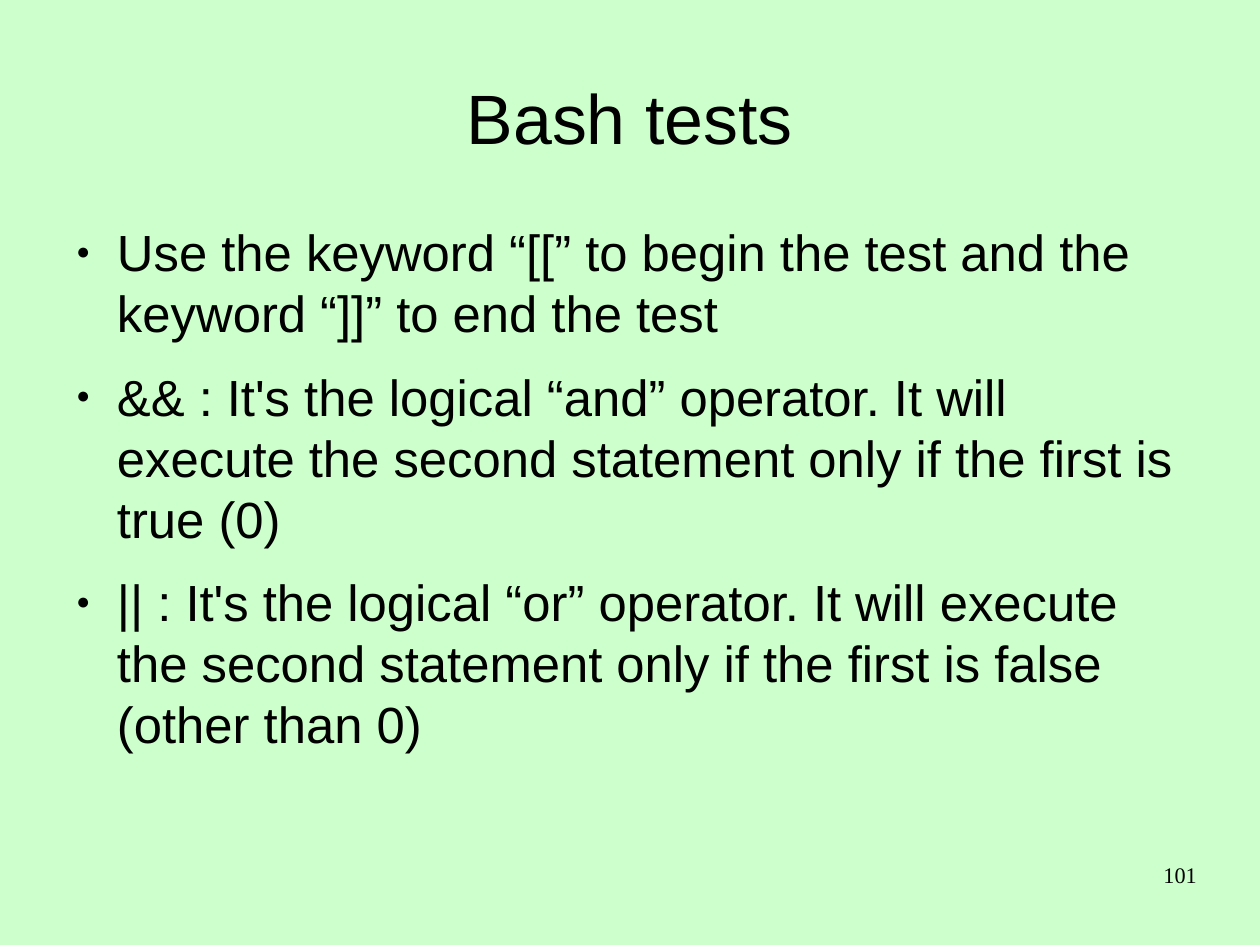
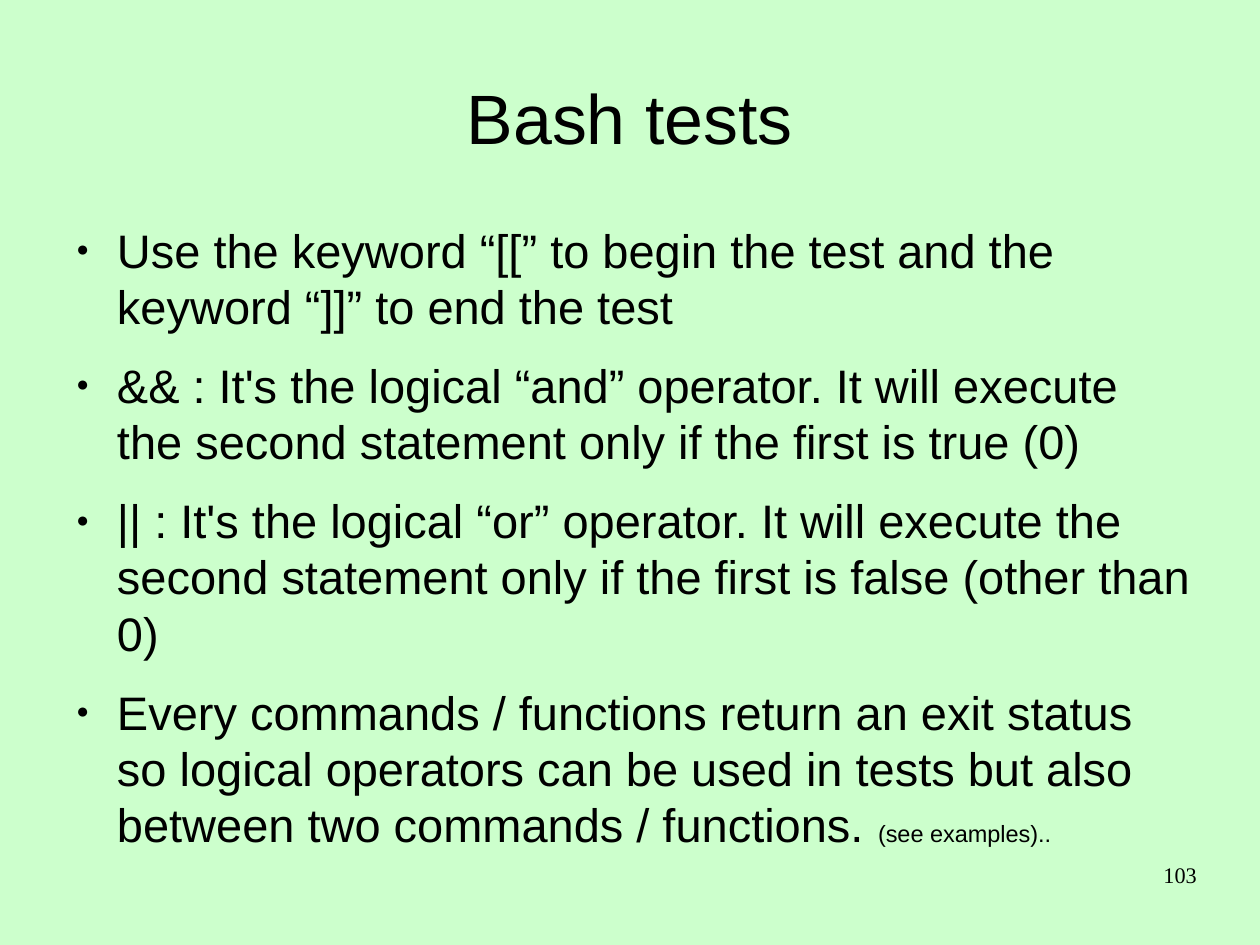
Before and after one commit to Clibre/An-introduction-to-bash, a slide deck: slide 103 of presentation/presentation.odp (slide 101 before the commit). Drawn at 1260x945 pixels with LibreOffice and Linux fonts; fonts in the diff are those of the drawing. Boxes give left, top, right and bottom in pixels: in the first picture for what was removed or moved away, otherwise in the second. Text is boxed around its words. In the diff, an @@ line names an element or a change of style, - is before the commit and + after.

Commit message:
ajout des array et quelques détails concernant les script bash

```diff
--- a/presentation/presentation.odp
+++ b/presentation/presentation.odp
@@ text at [117, 234, 1189, 660]: size 32 to 29.6 pt in "Use the keyword “[[” to begin the ...", "&& : It's the logical “and” operator. ...", "|| : It's the logical “or” operator. ..." @@
@@ text at [117, 696, 1132, 795]: paragraph added @@
+● Every commands / functions return an exit status so logical operators can be used in tests but also between two commands / functions. (see examples)..
@@ page number at [1163, 868, 1196, 884]: text changed @@
-101
+103
```
Also in this commit, not shown: 4 other slides changed, 3 slides added, 1 slide removed, 5 other files.
